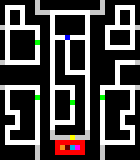
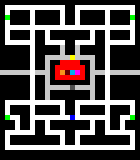
Before/after of a (140, 160) layered artwork. What changed in the layer stack:
hid "Layer 6", painted on it over 0, 0, 140, 160
showed "Background", painted on it over 0, 0, 140, 160
